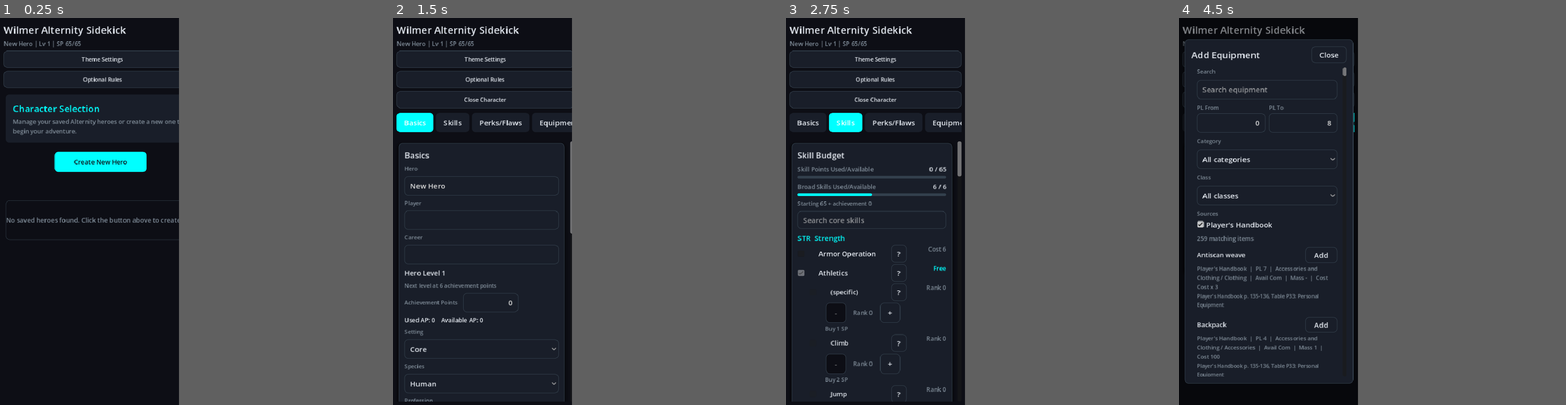
Above: before the commit, frames 1-4 (left to right).
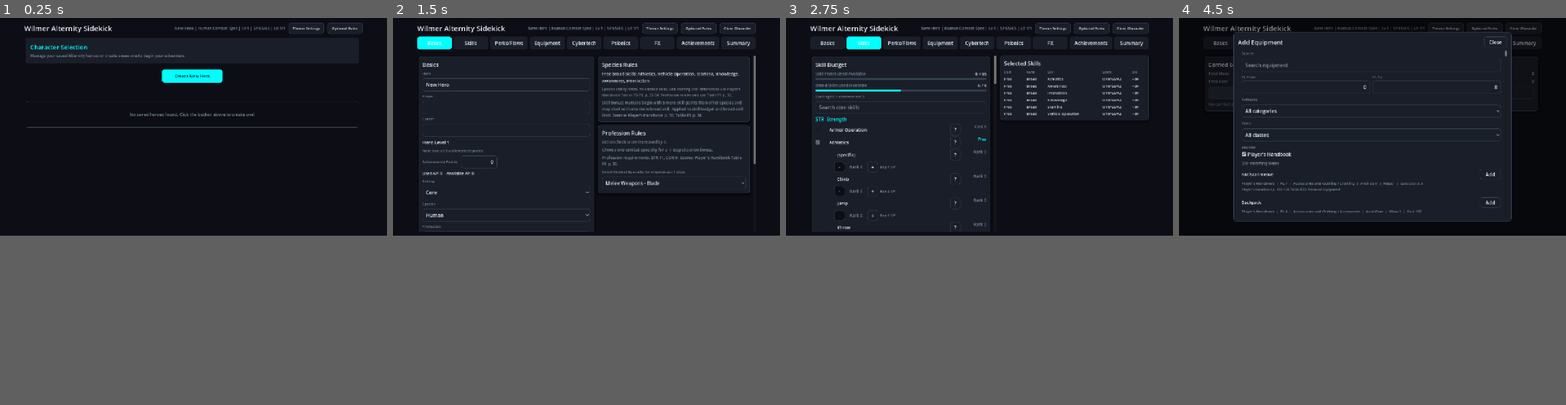
Above: after the commit, the same moments.

Repository: rigoparis/wilmer-alternity-sidekick
Game: Godot game, scene res://main.tscn
The game is run twice, just before and just after one commit, with the same random seed, the same clock (stepped at 60 frames per second) and the same inputs.
Inputs:
- Up to frame 1 (0.25 s): no input
- Up to frame 2 (1.5 s): click "Create New Hero" at 0.5 s; click "Basics" at 1.25 s
- Up to frame 3 (2.75 s): click "Skills" at 2 s
- Up to frame 4 (4.5 s): click "Perks/Flaws" at 2.75 s; click "Equipment" at 3.5 s; click "Add Equipment" at 4.25 s
In our replay, the window is 370x800 before the commit and 800x450 after it. These sizes can differ from the game's own. Grey fills any space a smaller window leaves; there, only what the larger window draws over its background counts as a difference.

The runs differ from the first frame. In frame 1, 4.8% of the frame differs, in the area x 0-94%, y 1-58%; in frame 2, 8.0%; in frame 3, 7.5%; in frame 4, 24%, in the area x 0-100%, y 0-100%.

Commit message:
docs, build: fix layout overrides and touch scrolls, add motivation and AGENTS.md, upload builds

Diff:
--- a/project.godot
+++ b/project.godot
@@ -15,23 +15,25 @@
 config/features=PackedStringArray("4.6", "Mobile")
 config/icon="res://icon.svg"
 
-
 [autoload]
 
 ThemeManager="*res://scripts/theme_manager.gd"
 
+[display]
+
+window/size/viewport_width=1280
+window/size/viewport_height=720
+window/stretch/mode="canvas_items"
+window/stretch/aspect="expand"
+window/handheld/orientation=1
+window/size/viewport_width.mobile=390
+window/size/viewport_height.mobile=844
+window/size/min_width=320
+window/size/min_height=560
+
 [input_devices]
 
 pointing/emulate_touch_from_mouse=true
-
-[display]
-
-window/size/viewport_width=390
-window/size/viewport_height=844
-window/stretch/mode="canvas_items"
-window/stretch/aspect="expand"
-window/size/min_width=320
-window/size/min_height=560
 
 [physics]
 
@@ -41,3 +43,4 @@
 
 rendering_device/driver.windows="d3d12"
 renderer/rendering_method="mobile"
+textures/vram_compression/import_etc2_astc=true
--- a/scripts/main.gd
+++ b/scripts/main.gd
@@ -305,6 +305,7 @@
 	_resize_modal_panel(perk_flaw_catalog_panel, available_width, 820.0, _update_perk_flaw_catalog_modal_height)
 	_resize_modal_panel(mutation_catalog_panel, available_width, 820.0, _update_mutation_catalog_modal_height)
 	_resize_modal_panel(theme_panel, available_width, 360.0, _update_theme_modal_height)
+	_update_all_scrolls_mouse_filters(compact)
 
 
 func _update_header_layout(compact: bool) -> void:
@@ -1177,6 +1178,7 @@
 
 		_render_character_select()
 		_refresh_status()
+		_update_all_scrolls_mouse_filters(get_viewport_rect().size.x < COMPACT_WIDTH)
 		return
 
 	# State 2: Character Sheet Editor (active character loaded)
@@ -1255,6 +1257,7 @@
 
 	_refresh_status()
 	_restore_scroll_position.call_deferred()
+	_update_all_scrolls_mouse_filters(get_viewport_rect().size.x < COMPACT_WIDTH)
 
 
 func _restore_scroll_position() -> void:
@@ -5796,3 +5799,37 @@
 	_refresh_theme_panel()
 	theme_overlay.visible = true
 	_update_theme_modal_height.call_deferred()
+
+
+func _update_all_scrolls_mouse_filters(touch_pass: bool) -> void:
+	var scroll_containers = [
+		content_scroll,
+		optional_rules_scroll,
+		skill_details_scroll,
+		equipment_form_scroll,
+		achievement_form_scroll,
+		perk_flaw_catalog_scroll,
+		mutation_catalog_scroll
+	]
+	for sc in scroll_containers:
+		if sc != null and is_instance_valid(sc):
+			_update_mouse_filters_for_touch(sc, touch_pass)
+
+
+func _update_mouse_filters_for_touch(node: Node, touch_pass: bool) -> void:
+	if node == null or not is_instance_valid(node):
+		return
+
+	if node is Control:
+		if not node is ScrollContainer:
+			if touch_pass:
+				node.mouse_filter = Control.MOUSE_FILTER_PASS
+			else:
+				# Revert to standard Godot defaults for desktop
+				if node is BaseButton or node is ItemList or node is OptionButton or node is LineEdit or node is Slider or node is Panel or node is PanelContainer or node is ColorRect or node is TextureRect or node is TextureProgressBar:
+					node.mouse_filter = Control.MOUSE_FILTER_STOP
+				elif node is Label:
+					node.mouse_filter = Control.MOUSE_FILTER_IGNORE
+
+	for child in node.get_children():
+		_update_mouse_filters_for_touch(child, touch_pass)
Not shown, changed: export_presets.cfg
Not shown, changed: .gitattributes
Not shown, changed: .gitignore
Not shown, added: AGENTS.md
Not shown, changed: BUILDING.md
Not shown, changed: README.md
Not shown, added: builds/android/WilmerAlternitySidekick.apk
Not shown, added: builds/windows/WilmerAlternitySidekick.exe
